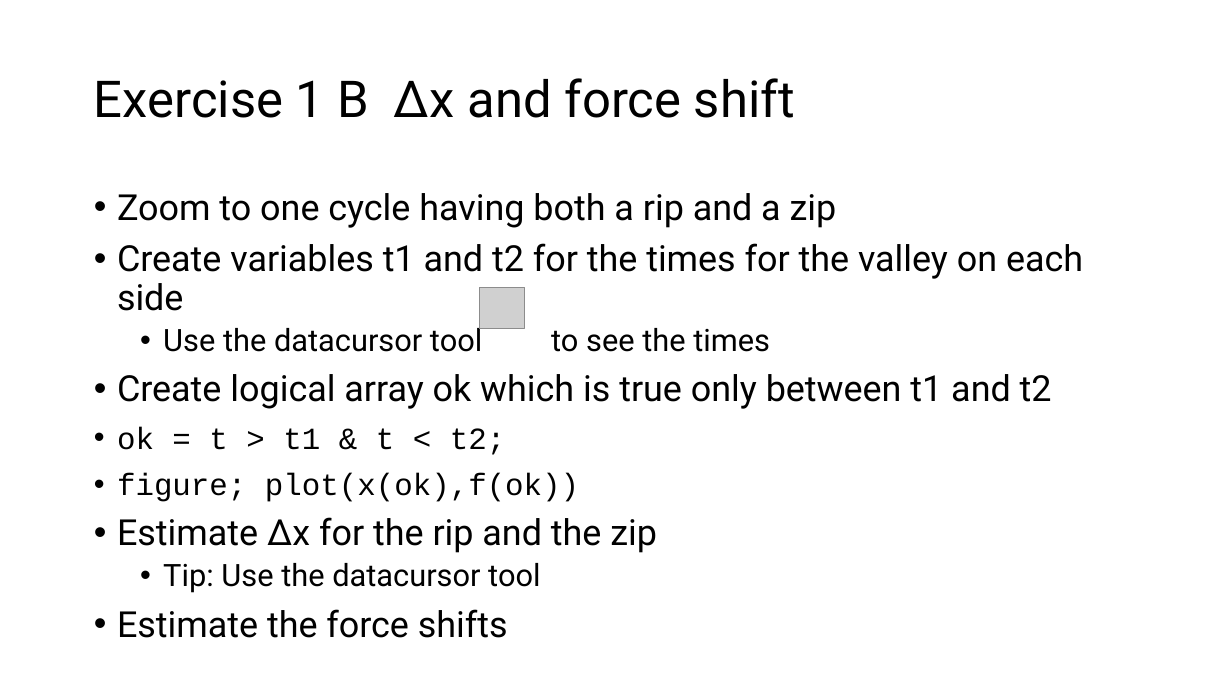
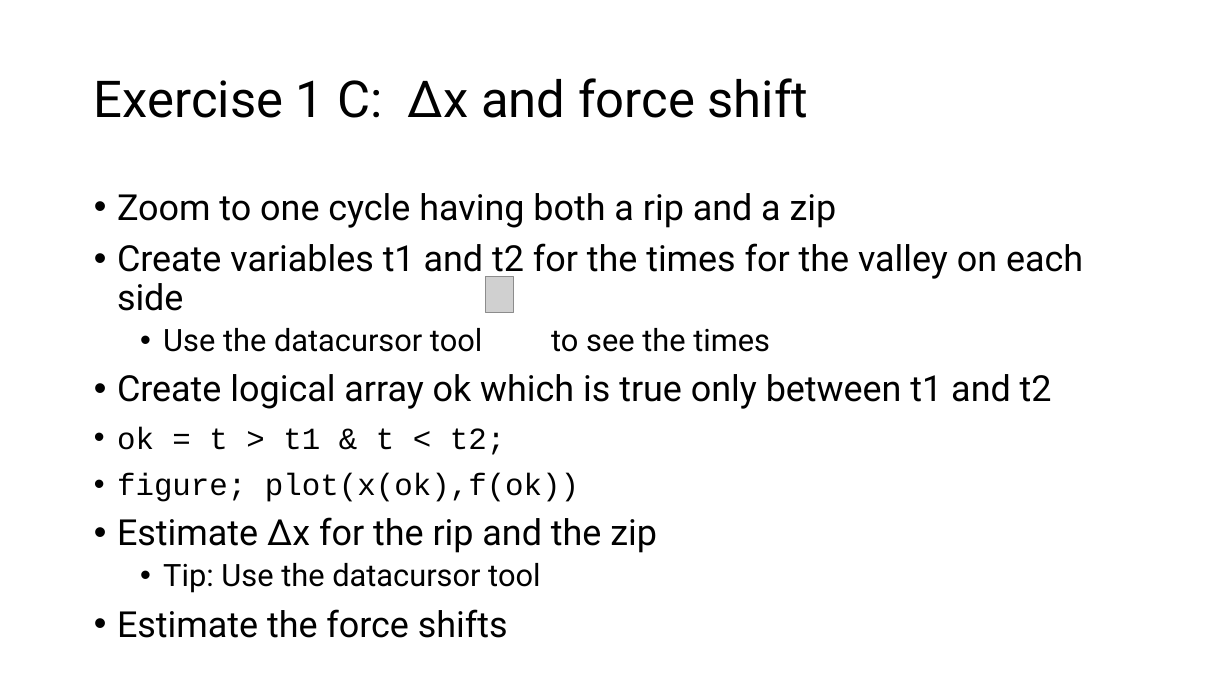
Before and after one commit to are-mj/OpticalTweezers, a slide deck: slide 10 of Summer school 2024/Exercises.pptx. Drawn at 1232x693 pixels with LibreOffice and Linux fonts; fonts in the diff are those of the drawing; grey boxes stand for pictures. Boxes give left, top, right and bottom in pixels: in the first picture for what was removed or moved away, otherwise in the second. Text is boxed around its words. In the diff, an @@ line names an element or a change of style, - is before the commit and + after.

```diff
--- a/Summer school 2024/Exercises.pptx
+++ b/Summer school 2024/Exercises.pptx
@@ title at (x1=94, y1=78, x2=809, y2=118): text changed @@
-Exercise 1 B Δx and force shift
+Exercise 1 C: Δx and force shift
@@ picture removed at (x1=480, y1=287, x2=525, y2=328) @@
@@ picture added at (x1=485, y1=277, x2=513, y2=313) @@
```
Also in this commit, not shown: 9 other slides changed, 2 slides added.
